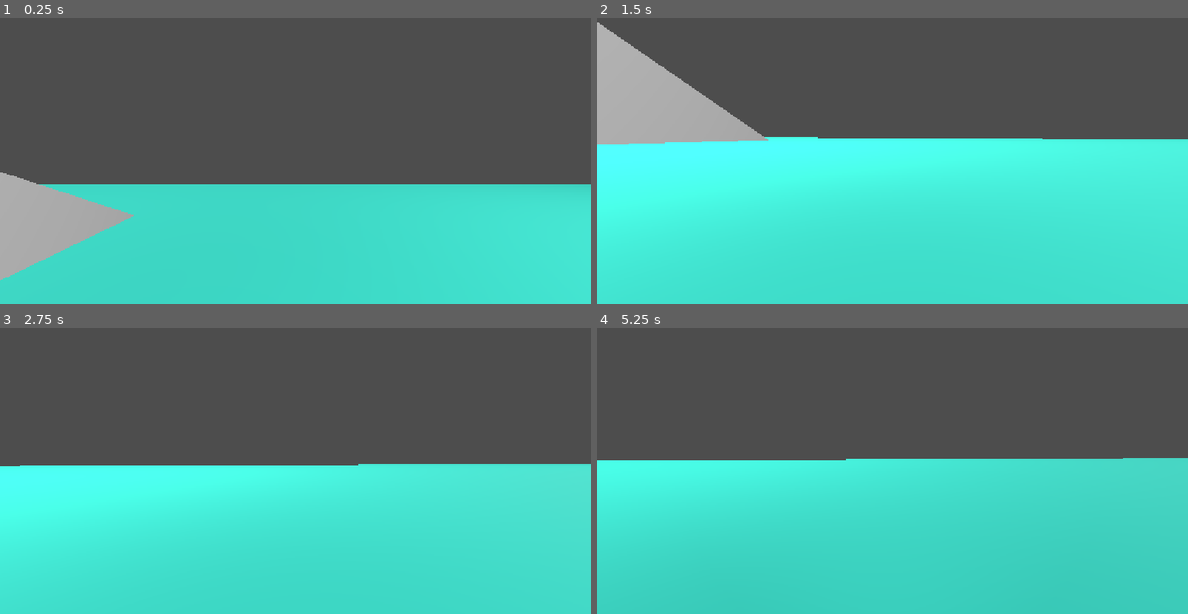
Above: before the commit, frames 1-4 (two rows, left to right).
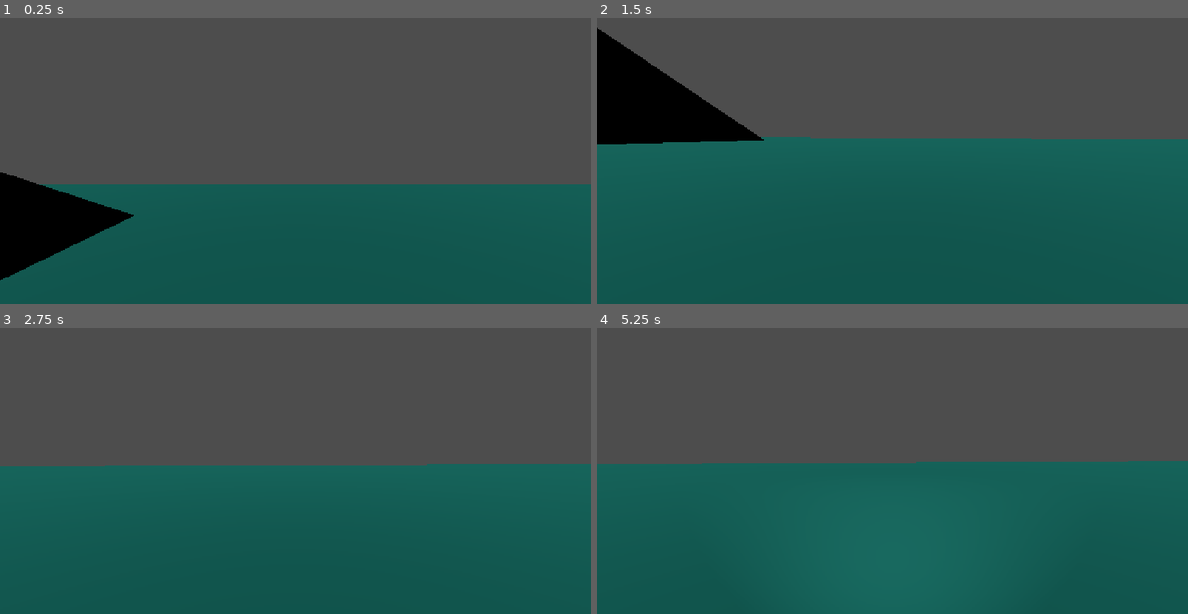
Above: after the commit, the same moments.

Repository: tamayotimothy13/3d-horrorGame
Game: Godot game, scene res://scenes/environments/training_ground_map.tscn
Two runs of this game, one before a commit and one after it. Both use one fixed random seed, a clock stepped at 60 frames per second and the inputs below.
Inputs (mouse positions are in pixels of both pictures, inside the frame that each line leads up to):
- Up to frame 1 (0.25 s): no input
- Up to frame 2 (1.5 s): move the mouse to (922, 135) at 0.52 s; hold W (walk_forward, bound only before the commit) from 0.53 s (still down); tap Shift (sprint) at 0.6 s; click (922, 135) at 0.67 s; tap Space (jump) at 0.77 s; tap Enter at 1.25 s; move the mouse to (862, 138) at 1.27 s; tap F (flashlight) at 1.35 s
- Up to frame 3 (2.75 s): keep holding W (walk_forward, bound only before the commit); tap Space (jump) at 1.52 s; tap Shift (sprint) at 1.55, 2.3 s; move the mouse to (307, 442) at 2.02 s; tap ` (freefly) at 2.1 s
- Up to frame 4 (5.25 s): keep holding W (walk_forward, bound only before the commit); tap Space (jump) at 2.75, 3.02, 3.77, 4.52 s; move the mouse to (886, 453) at 2.77 s; tap Shift (sprint) at 2.85, 3.6, 4.55 s; click (886, 453) at 2.92 s; move the mouse to (933, 450) at 3.52 s; move the mouse to (845, 442) at 4.27 s; tap F (flashlight) at 4.35 s; move the mouse to (898, 448) at 5.02 s; tap ` (freefly) at 5.1 s; click (898, 448) at 5.17 s

The runs differ from the first frame. In frame 1, 42% of the frame differs, in the area x 0-100%, y 54-100%; in frame 2, 64%, in the area x 0-100%, y 1-100%; in frame 3, 52%; in frame 4, 54%.

Commit message:
added features(sprint, crouch and interaction)
added the feature of being able to run, crouch and interact. Also added a block/box in one of the hills for testing of interaction. Also added a future mechanic of everytime the monster/enemy saw the player the FOV jumps then goes back to normal. made a scene group in testing ground named interactable for future items to be able for interactions.

Diff:
--- a/project.godot
+++ b/project.godot
@@ -17,7 +17,6 @@
 
 [display]
 
-window/size/mode=3
 window/stretch/mode="canvas_items"
 window/stretch/aspect="expand"
 
@@ -27,29 +26,14 @@
 
 [input]
 
+interact={
+"deadzone": 0.2,
+"events": [Object(InputEventKey,"resource_local_to_scene":false,"resource_name":"","device":-1,"window_id":0,"alt_pressed":false,"shift_pressed":false,"ctrl_pressed":false,"meta_pressed":false,"pressed":false,"keycode":0,"physical_keycode":69,"key_label":0,"unicode":101,"location":0,"echo":false,"script":null)
+]
+}
 jump={
 "deadzone": 0.2,
 "events": [Object(InputEventKey,"resource_local_to_scene":false,"resource_name":"","device":-1,"window_id":0,"alt_press …(191 unchanged characters)…
-]
-}
-walk_forward={
-"deadzone": 0.2,
-"events": [Object(InputEventKey,"resource_local_to_scene":false,"resource_name":"","device":-1,"window_id":0,"alt_pressed":false,"shift_pressed":false,"ctrl_pressed":false,"meta_pressed":false,"pressed":false,"keycode":0,"physical_keycode":87,"key_label":0,"unicode":119,"location":0,"echo":false,"script":null)
-]
-}
-walk_backward={
-"deadzone": 0.2,
-"events": [Object(InputEventKey,"resource_local_to_scene":false,"resource_name":"","device":-1,"window_id":0,"alt_pressed":false,"shift_pressed":false,"ctrl_pressed":false,"meta_pressed":false,"pressed":false,"keycode":0,"physical_keycode":83,"key_label":0,"unicode":115,"location":0,"echo":false,"script":null)
-]
-}
-walk_left={
-"deadzone": 0.2,
-"events": [Object(InputEventKey,"resource_local_to_scene":false,"resource_name":"","device":-1,"window_id":0,"alt_pressed":false,"shift_pressed":false,"ctrl_pressed":false,"meta_pressed":false,"pressed":false,"keycode":0,"physical_keycode":65,"key_label":0,"unicode":97,"location":0,"echo":false,"script":null)
-]
-}
-walk_right={
-"deadzone": 0.2,
-"events": [Object(InputEventKey,"resource_local_to_scene":false,"resource_name":"","device":-1,"window_id":0,"alt_pressed":false,"shift_pressed":false,"ctrl_pressed":false,"meta_pressed":false,"pressed":false,"keycode":0,"physical_keycode":68,"key_label":0,"unicode":100,"location":0,"echo":false,"script":null)
 ]
 }
 sprint={
@@ -88,6 +72,11 @@
 "events": [Object(InputEventKey,"resource_local_to_scene":false,"resource_name":"","device":-1,"window_id":0,"alt_press …(192 unchanged characters)…
 ]
 }
+crouch={
+"deadzone": 0.2,
+"events": [Object(InputEventKey,"resource_local_to_scene":false,"resource_name":"","device":-1,"window_id":0,"alt_pressed":false,"shift_pressed":false,"ctrl_pressed":false,"meta_pressed":false,"pressed":false,"keycode":0,"physical_keycode":4194326,"key_label":0,"unicode":0,"location":0,"echo":false,"script":null)
+]
+}
 
 [physics]
 
--- a/scenes/environments/training_ground_map.tscn
+++ b/scenes/environments/training_ground_map.tscn
@@ -4,6 +4,7 @@
 [ext_resource type="PackedScene" uid="uid://dky2rjs4ef1ri" path="res://scenes/player/player.tscn" id="1_y2gg0"]
 [ext_resource type="PackedScene" uid="uid://rwongc7enlc4" path="res://scenes/objects/light.tscn" id="2_ad4cf"]
 [ext_resource type="PackedScene" uid="uid://c6pnqn80cceax" path="res://scenes/environments/spawn_point.tscn" id="3_3qjxq"]
+[ext_resource type="Script" uid="uid://dbqq4deswhu41" path="res://scripts/objects/interactable_item.gd" id="5_dg76v"]
 
 [sub_resource type="NavigationMesh" id="NavigationMesh_27gba"]
 vertices = PackedVector3Array(-150.25, 0.9561157, -94.25, -113, 0.9561157, -94.25, -113, 0.9561157, -116.25, -112.25, 0 …(20322 unchanged characters)…
@@ -40,6 +41,12 @@
 transparency = 1
 albedo_color = Color(0.24526232, 0.6777837, 0, 0.59000003)
 
+[sub_resource type="BoxMesh" id="BoxMesh_kgn7d"]
+size = Vector3(2.0325928, 1.0219727, 1)
+
+[sub_resource type="BoxShape3D" id="BoxShape3D_8afob"]
+size = Vector3(2.040039, 1.0411377, 1)
+
 [node name="TrainingGroundMap" type="Node3D" unique_id=1809367157]
 script = ExtResource("1_3qjxq")
 
@@ -306,8 +313,21 @@
 
 [node name="SpotLight3D" type="SpotLight3D" parent="." unique_id=532454255]
 transform = Transform3D(-0.10146819, -0.6196292, 0.7783084, 0.12577763, 0.7680781, 0.6278823, -0.9868557, 0.16160388, -4.81617e-09, 344.29797, 274.37662, 0.20237732)
+visible = false
 light_energy = 1000.0
 light_indirect_energy = 1.185
 spot_range = 4096.0
 
+[node name="InteractableItem" type="StaticBody3D" parent="." unique_id=1936916133 groups=["interactable"]]
+transform = Transform3D(1, 0, 0, 0, 1, 0, 0, 0, 1, -86.932846, 25.126957, -95.298996)
+script = ExtResource("5_dg76v")
+
+[node name="MeshInstance3D" type="MeshInstance3D" parent="InteractableItem" unique_id=2006011381]
+transform = Transform3D(1, 0, 0, 0, 1, 0, 0, 0, 1, -0.5162964, 0.010986328, 0)
+mesh = SubResource("BoxMesh_kgn7d")
+
+[node name="CollisionShape3D" type="CollisionShape3D" parent="InteractableItem" unique_id=1864777286]
+transform = Transform3D(1, 0, 0, 0, 1, 0, 0, 0, 1, -0.52001953, 0.020568848, 0)
+shape = SubResource("BoxShape3D_8afob")
+
 [connection signal="body_entered" from="TriggerZone" to="." method="_on_trigger_zone_body_entered"]
--- a/scenes/player/player.tscn
+++ b/scenes/player/player.tscn
@@ -5,8 +5,12 @@
 [sub_resource type="GDScript" id="GDScript_gmlin"]
 script/source = "extends CharacterBody3D
 
-const SPEED = 18
+const SPRINT_SPEED = 36
+var SPEED = 18
 const JUMP_VELOCITY = 25
+const CROUCH_SPEED = 9
+var normal_fov = 75.0
+var danger_fov = 100.0
 
 var gravity = ProjectSettings.get_setting(\"physics/3d/default_gravity\")
 
@@ -24,7 +28,7 @@
 	if event.is_action_pressed(\"ui_cancel\"):
 		Input.set_mouse_mode(Input.MOUSE_MODE_VISIBLE)
 
-func _physics_process(delta):
+func _physics_process(delta): # all movment code inside this
 	if not is_on_floor():
 		velocity.y -= gravity * delta
 
@@ -36,6 +40,14 @@
 	var input_dir = Input.get_vector(\"move_left\", \"move_right\", \"move_forward\", \"move_back\")
 	var direction = (transform.basis * Vector3(input_dir.x, 0, input_dir.y)).normalized()
 
+	# Handles sprint and crouch mechanic/speed
+	if Input.is_action_pressed(\"sprint\"):
+		SPEED = SPRINT_SPEED
+	elif Input.is_action_pressed(\"crouch\"):
+		SPEED = CROUCH_SPEED
+	else:
+		SPEED = 18
+
 	if direction:
 		velocity.x = direction.x * SPEED
 		velocity.z = direction.z * SPEED
@@ -43,12 +55,27 @@
 		velocity.x = move_toward(velocity.x, 0, SPEED)
 		velocity.z = move_toward(velocity.z, 0, SPEED)
 
+	# Handles the interaction mechanic
+	if Input.is_action_just_pressed(\"interact\"):
+		if $Camera3D/RayCast3D.is_colliding():
+			var item = $Camera3D/RayCast3D.get_collider()
+
+			if item.is_in_group(\"interactable\"):
+				item.interact()
+
 	move_and_slide()
 
 func _on_trigger_zone_body_entered(body: Node3D) -> void:
 	if body.is_in_group(\"player\"):
 		print(\"Na-trigger ng Player ang zone!\")
 		# Dito mo ilalagay yung code pang-spawn ng kalaban sa susunod
+
+func monster_seen():
+	camera.fov = 100.0
+
+	var tween = create_tween()
+	tween.tween_property(camera, \"fov\", 75.0, 0.5)
+	# FOV movement when player saw the monster/enemy
 "
 
 [sub_resource type="CapsuleShape3D" id="CapsuleShape3D_27gba"]
@@ -67,3 +94,6 @@
 transform = Transform3D(1, 0, 0, 0, 1, 0, 0, 0, 1, 0, -0.06490773, 0)
 distance_fade_enabled = true
 spot_angle = 45.0
+
+[node name="RayCast3D" type="RayCast3D" parent="Camera3D" unique_id=1227334963]
+target_position = Vector3(0, 0, -3)
--- /dev/null
+++ b/scripts/objects/interactable_item.gd
@@ -0,0 +1,5 @@
+extends StaticBody3D
+
+
+func interact():
+	print("Player interacted with me!")
Not shown, added: scripts/objects/interactable_item.gd.uid
